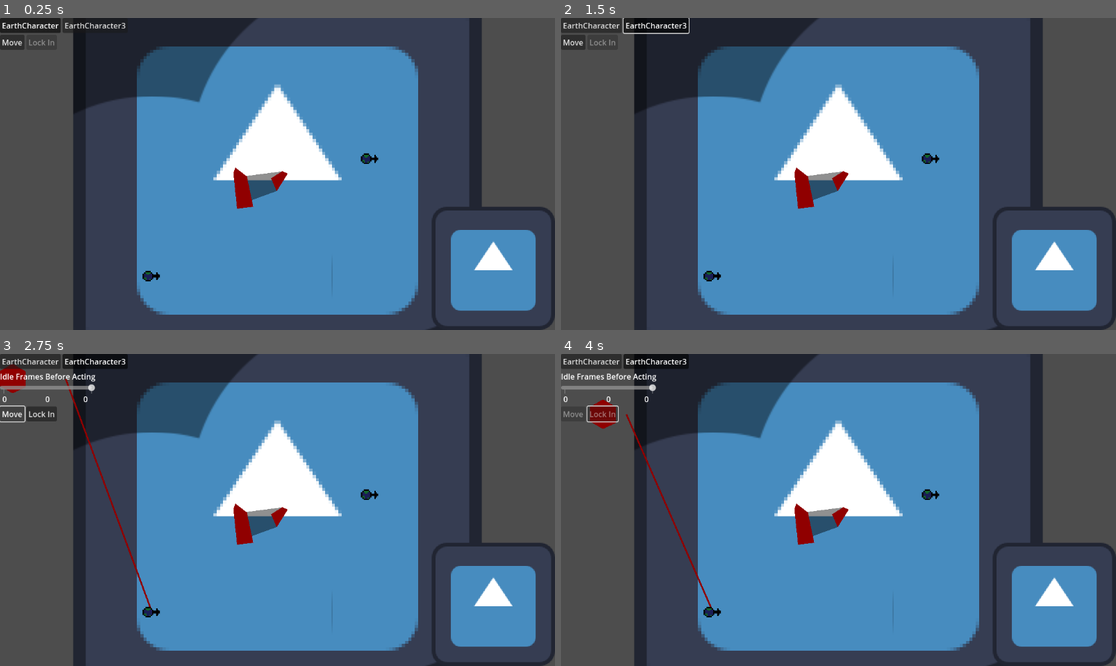
Above: before the commit, frames 1-4 (two rows, left to right).
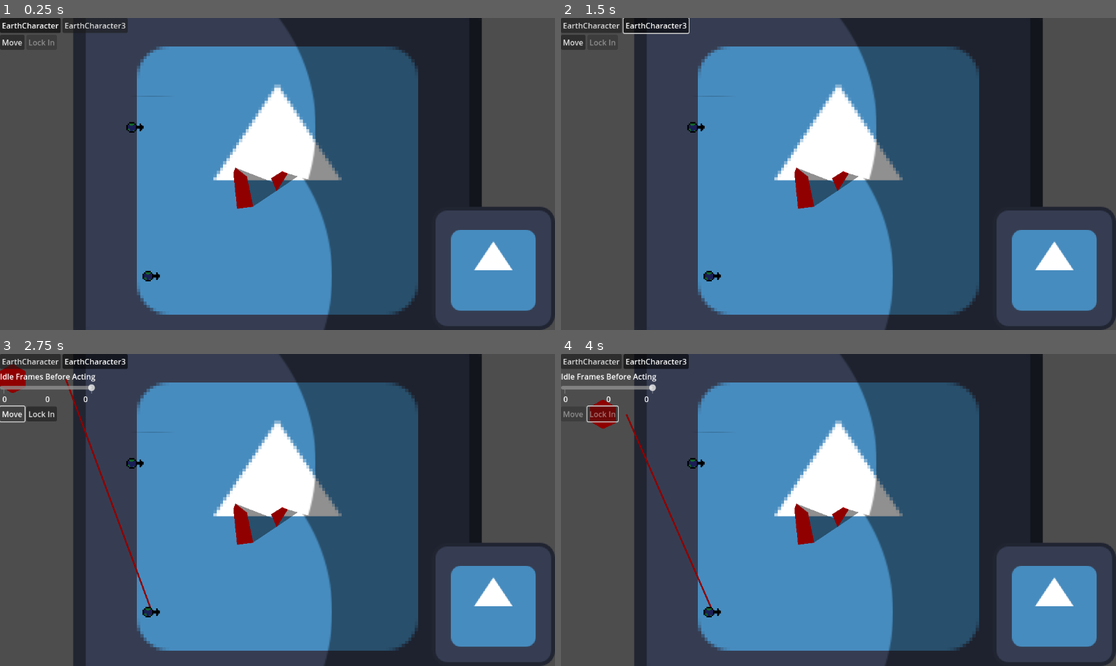
Above: after the commit, the same moments.

Repository: karpada2/space_moba
Game: Godot game, scene res://GameRoots/TestingRoot.tscn
The game is run twice, just before and just after one commit, with the same random seed, the same clock (stepped at 60 frames per second) and the same inputs. The project has no main scene, so this scene is started directly. The engine's default icon, where the game draws it, is replaced by a stand-in: a white triangle on a blue panel in a dark square.
Inputs:
- Up to frame 1 (0.25 s): no input
- Up to frame 2 (1.5 s): click "EarthCharacter" at 0.5 s; click "EarthCharacter3" at 1.25 s
- Up to frame 3 (2.75 s): click "Move" at 2 s
- Up to frame 4 (4 s): click "Move" at 2.75 s; click "Lock In" at 3.5 s

The runs differ from the first frame. In frame 1, 31% of the frame differs, in the area x 15-85%, y 0-100%; in frame 2, 31%; in frame 3, 31%; in frame 4, 31%.

Commit message:
maybe fix?

Diff:
--- a/GameRoots/GameRoot.gd
+++ b/GameRoots/GameRoot.gd
@@ -21,15 +21,14 @@
 func get_all_visible_characters(team: Enums.Team) -> Array[CharacterBase]
 
 func reveal_as_needed(team: Enums.Team) -> void:
-	pass
-	#var all_characters: Array[CharacterBase] = get_all_characters()
-	#
-	#for character: CharacterBase in all_characters:
-		#character.unreveal()
-	#
-	#for character: CharacterBase in get_characters_in_team(team):
-		#character.reveal()
-		#character.reveal_visible_enemies()
+	var all_characters: Array[CharacterBase] = get_all_characters()
+
+	for character: CharacterBase in all_characters:
+		character.unreveal()
+
+	for character: CharacterBase in get_characters_in_team(team):
+		character.reveal()
+		character.reveal_visible_enemies()
 
 @abstract
 func get_all_characters() -> Array[CharacterBase]
--- a/GameRoots/TestingRoot.gd
+++ b/GameRoots/TestingRoot.gd
@@ -25,21 +25,7 @@
 	advance_turn_phase()
 
 func action_choosing_started(team: Enums.Team) -> void:
-	get_tree().call_group("Characters", "unreveal")
-	for node: Node in get_tree().get_nodes_in_group("Characters"):
-		if node is CharacterBase and node.my_team == team:
-			(node as CharacterBase).reveal_visible_enemies()
-
-func action_choosing_advance(team: Enums.Team) -> void:
-	var all_characters: Array[CharacterBase] = get_all_characters()
-
-	var visible_characters: Array[CharacterBase] = get_all_visible_characters(team)
-
-	for character: CharacterBase in all_characters:
-		if character in visible_characters:
-			character.reveal()
-		else:
-			character.unreveal()
+	reveal_as_needed(team)
 
 func action_choosing_ended(_team: Enums.Team) -> void:
 	advance_turn_phase()
--- a/GameRoots/TestingRoot.tscn
+++ b/GameRoots/TestingRoot.tscn
@@ -60,7 +60,7 @@
 layout_mode = 2
 
 [node name="EarthCharacter" parent="." groups=["VisibleEntities"] instance=ExtResource("4_so4lt")]
-position = Vector2(566, -93)
+position = Vector2(-866, -285)
 my_team = 1
 
 [node name="EarthCharacter2" parent="." groups=["VisibleEntities"] instance=ExtResource("4_so4lt")]
--- a/Turns/TurnChoosingManager.gd
+++ b/Turns/TurnChoosingManager.gd
@@ -18,7 +18,6 @@
 func _physics_process(_delta: float) -> void:
 	if is_choosing_now():
 		action_choosing_interface.last_character.action_choosing_advance()
-		TestingRoot.get_game_root().action_choosing_advance(current_choosing_team)
 
 func create_action_chooser_character_switcher_button_group() -> ButtonGroup:
 	var temp: ButtonGroup = ButtonGroup.new()
--- a/project.godot
+++ b/project.godot
@@ -24,6 +24,10 @@
 
 gdscript/warnings/untyped_declaration=2
 gdscript/warnings/inferred_declaration=1
+
+[editor_plugins]
+
+enabled=PackedStringArray("res://addons/vision_cone_2d/plugin.cfg")
 
 [global_group]
 
Not shown, changed: addons/vision_cone_2d/vision_cone_entry.gd
